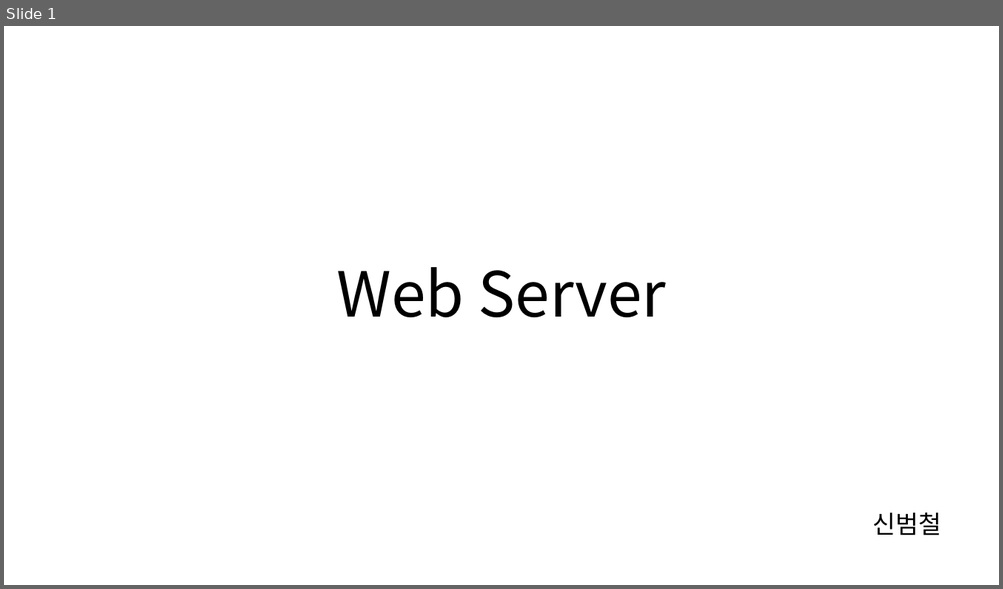
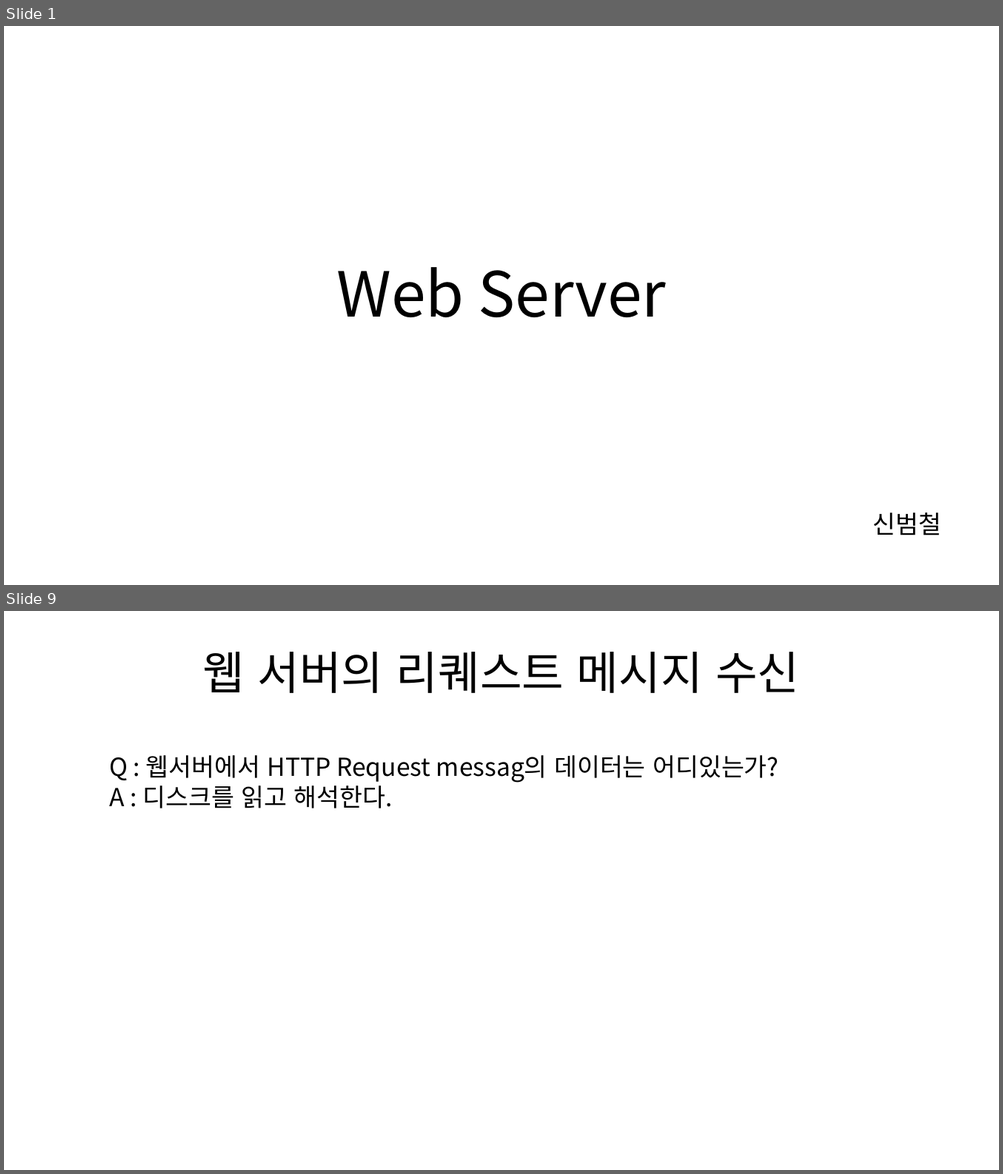
Before and after one commit to cs-study-org/cs-study, a slide deck: 16/beom/WebServer.pptx. Shown one above the other, each under a label of ours: slide 1 before the commit, slides 1 and 9 after it; the slides between them are not shown. The pictures are 1003x589 and 1003x1174 pixels, drawn with LibreOffice and Linux fonts; fonts in the diff are those of the drawing. Boxes give left, top, right and bottom in pixels: in the first picture for what was removed or moved away, otherwise in the second. Text is boxed around its words. In the diff, an @@ line names an element or a change of style, - is before the commit and + after.

```diff
--- a/16/beom/WebServer.pptx
+++ b/16/beom/WebServer.pptx
@@ slide 9 added at bbox=[4, 611, 999, 1170], background #FFFFFF @@
@@ title added at bbox=[203, 652, 799, 693], 44 pt, text #000000 @@
+웹 서버의 리퀘스트 메시지 수신
@@ text added at bbox=[109, 755, 778, 809], 24 pt, text #000000 @@
+Q : 웹서버에서 HTTP Request messag의 데이터는 어디있는가?
+A : 디스크를 읽고 해석한다.
```
Also in this commit, not shown: 2 slides changed, 7 other slides added, 9 slides removed.
